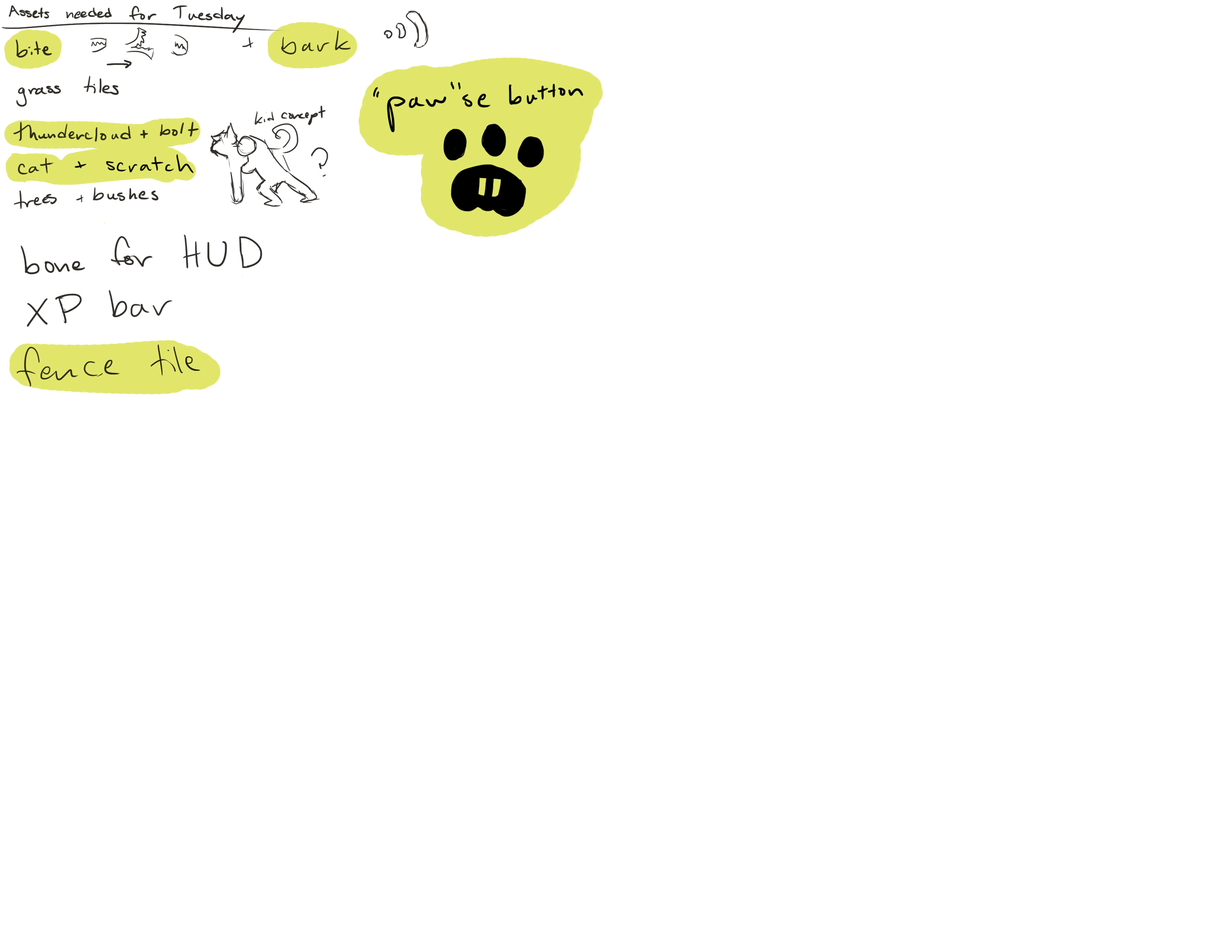
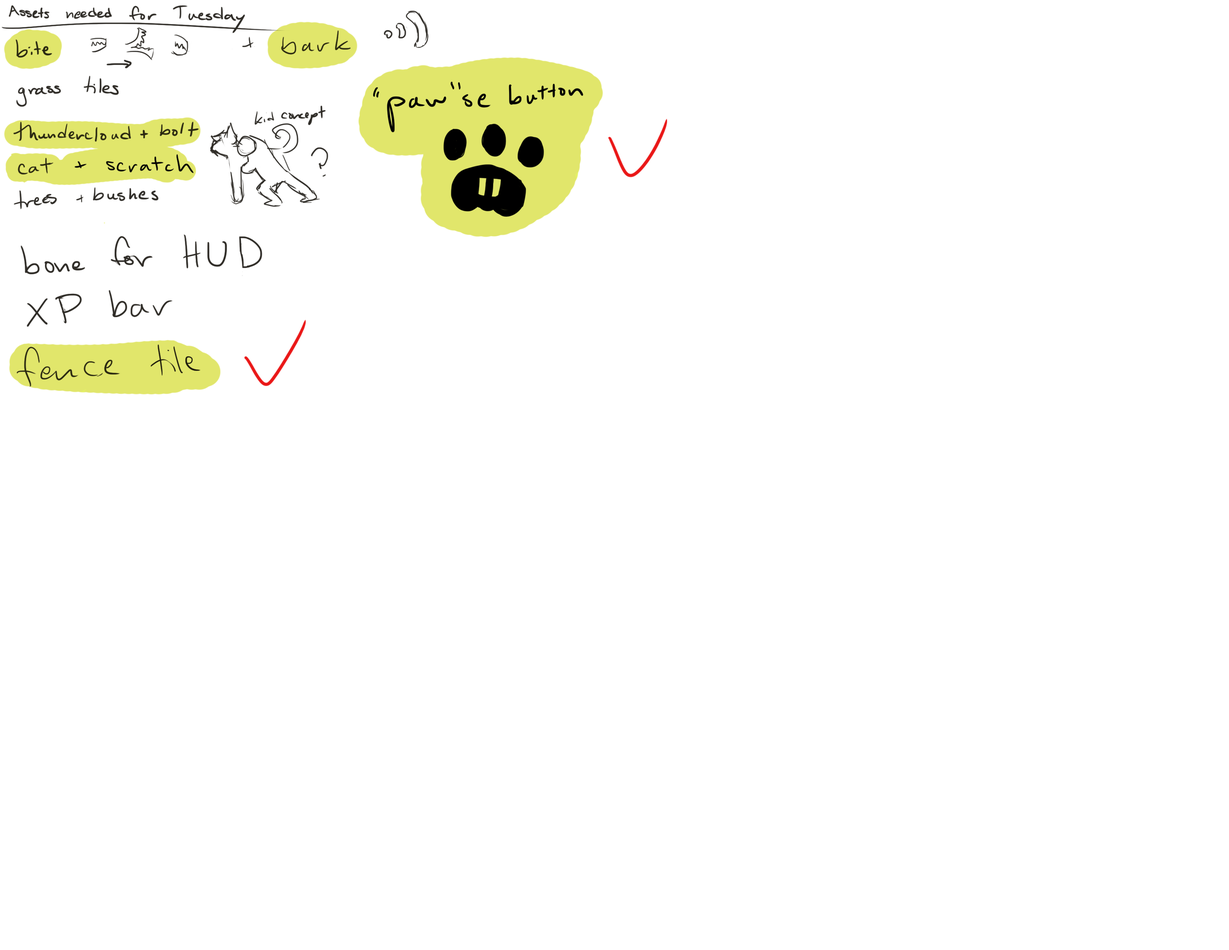
Revision of a layered 1229 × 950 image; what changed, layer by layer:
added layer "Done" above "Highlight" over [243, 118, 668, 387]
